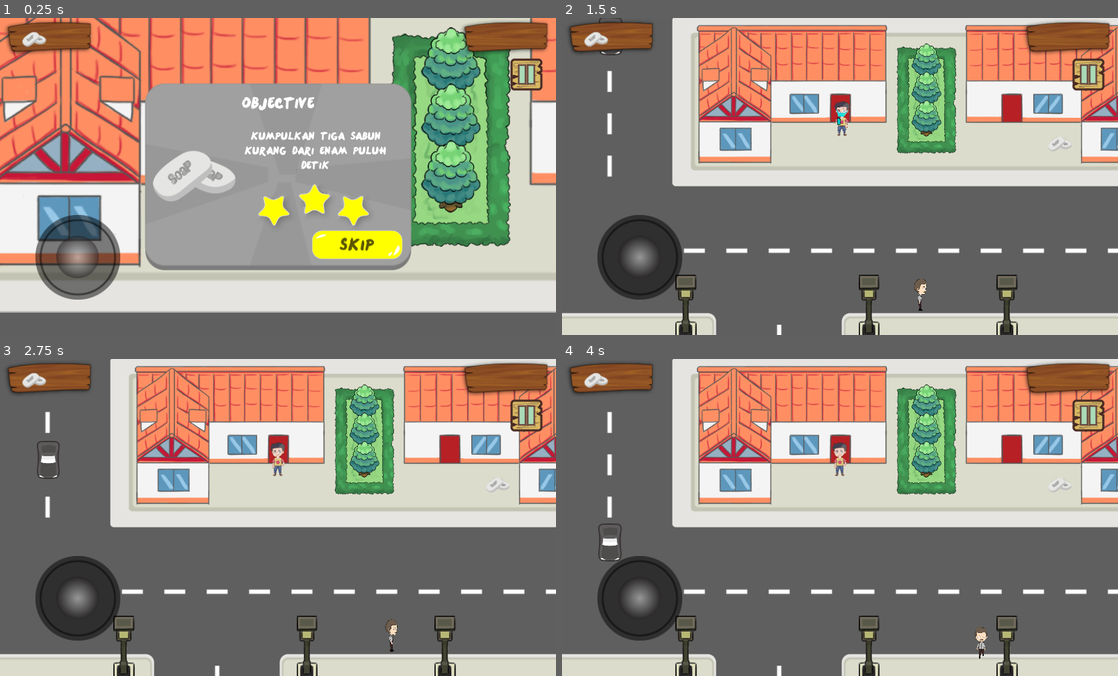
Above: before the commit, frames 1-4 (two rows, left to right).
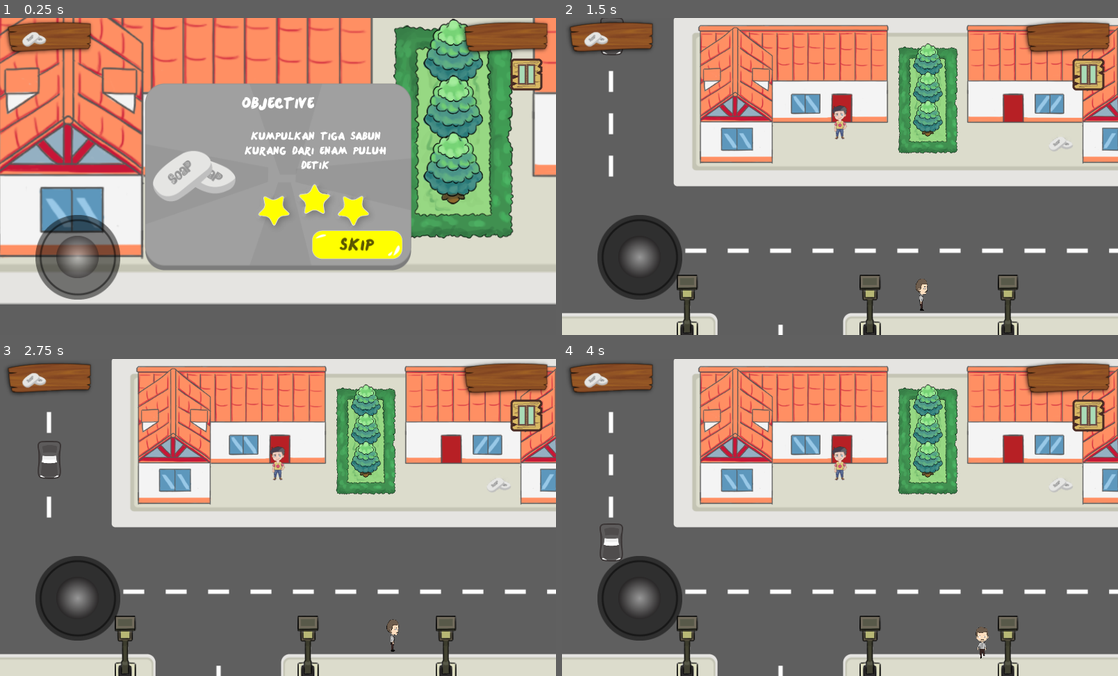
Above: after the commit, the same moments.

Repository: aditgocendra/Prevent-Virus
Game: Godot game, scene res://src/Game/Stage5/Stage5.tscn
Same seed, same stepped clock (60 frames per second), same inputs: the game is played once before the commit and once after it. This scene is started directly instead of the project's main scene.
Inputs (mouse positions are in pixels of both pictures, inside the frame that each line leads up to):
- Up to frame 1 (0.25 s): no input
- Up to frame 2 (1.5 s): click (917, 243) at 0.5 s; move the mouse to (962, 160) at 1.27 s; hold D (move_right) from 1.28 s (still down); tap Space (spray) at 1.35 s; click (962, 160) at 1.42 s
- Up to frame 3 (2.75 s): release D (move_right) at 2 s; drag from (166, 533) to (278, 473) at 2.02 s
- Up to frame 4 (4 s): move the mouse to (895, 447) at 2.77 s; hold D (move_right) 2.78-3.5 s; hold W (move_top) 2.78-3.5 s; tap Space (spray) at 3.05 s; drag from (812, 580) to (1062, 482) at 3.52 s

The runs differ from the first frame. In frame 1, 27% of the frame differs, in the area x 0-100%, y 0-93%; in frame 2, 7.3%; in frame 3, 7.3%; in frame 4, 7.4%.

Commit message:
add idle side character anim

Diff:
--- a/project.godot
+++ b/project.godot
@@ -35,37 +35,37 @@
 
 move_left={
 "deadzone": 0.5,
-"events": [ Object(InputEventKey,"resource_local_to_scene":false,"resource_name":"","device":0,"alt":false,"shift":false,"control":false,"meta":false,"command":false,"pressed":false,"scancode":65,"unicode":0,"echo":false,"script":null)
+"events": [ Object(InputEventKey,"resource_local_to_scene":false,"resource_name":"","device":0,"alt":false,"shift":false,"control":false,"meta":false,"command":false,"pressed":false,"scancode":65,"physical_scancode":0,"unicode":0,"echo":false,"script":null)
  ]
 }
 move_right={
 "deadzone": 0.5,
-"events": [ Object(InputEventKey,"resource_local_to_scene":false,"resource_name":"","device":0,"alt":false,"shift":false,"control":false,"meta":false,"command":false,"pressed":false,"scancode":68,"unicode":0,"echo":false,"script":null)
+"events": [ Object(InputEventKey,"resource_local_to_scene":false,"resource_name":"","device":0,"alt":false,"shift":false,"control":false,"meta":false,"command":false,"pressed":false,"scancode":68,"physical_scancode":0,"unicode":0,"echo":false,"script":null)
  ]
 }
 move_top={
 "deadzone": 0.5,
-"events": [ Object(InputEventKey,"resource_local_to_scene":false,"resource_name":"","device":0,"alt":false,"shift":false,"control":false,"meta":false,"command":false,"pressed":false,"scancode":87,"unicode":0,"echo":false,"script":null)
+"events": [ Object(InputEventKey,"resource_local_to_scene":false,"resource_name":"","device":0,"alt":false,"shift":false,"control":false,"meta":false,"command":false,"pressed":false,"scancode":87,"physical_scancode":0,"unicode":0,"echo":false,"script":null)
  ]
 }
 move_bottom={
 "deadzone": 0.5,
-"events": [ Object(InputEventKey,"resource_local_to_scene":false,"resource_name":"","device":0,"alt":false,"shift":false,"control":false,"meta":false,"command":false,"pressed":false,"scancode":83,"unicode":0,"echo":false,"script":null)
+"events": [ Object(InputEventKey,"resource_local_to_scene":false,"resource_name":"","device":0,"alt":false,"shift":false,"control":false,"meta":false,"command":false,"pressed":false,"scancode":83,"physical_scancode":0,"unicode":0,"echo":false,"script":null)
  ]
 }
 pick_up={
 "deadzone": 0.5,
-"events": [ Object(InputEventKey,"resource_local_to_scene":false,"resource_name":"","device":0,"alt":false,"shift":false,"control":false,"meta":false,"command":false,"pressed":false,"scancode":70,"unicode":0,"echo":false,"script":null)
+"events": [ Object(InputEventKey,"resource_local_to_scene":false,"resource_name":"","device":0,"alt":false,"shift":false,"control":false,"meta":false,"command":false,"pressed":false,"scancode":70,"physical_scancode":0,"unicode":0,"echo":false,"script":null)
  ]
 }
 pause={
 "deadzone": 0.5,
-"events": [ Object(InputEventKey,"resource_local_to_scene":false,"resource_name":"","device":0,"alt":false,"shift":false,"control":false,"meta":false,"command":false,"pressed":false,"scancode":16777217,"unicode":0,"echo":false,"script":null)
+"events": [ Object(InputEventKey,"resource_local_to_scene":false,"resource_name":"","device":0,"alt":false,"shift":false,"control":false,"meta":false,"command":false,"pressed":false,"scancode":16777217,"physical_scancode":0,"unicode":0,"echo":false,"script":null)
  ]
 }
 spray={
 "deadzone": 0.5,
-"events": [ Object(InputEventKey,"resource_local_to_scene":false,"resource_name":"","device":0,"alt":false,"shift":false,"control":false,"meta":false,"command":false,"pressed":false,"scancode":32,"unicode":0,"echo":false,"script":null)
+"events": [ Object(InputEventKey,"resource_local_to_scene":false,"resource_name":"","device":0,"alt":false,"shift":false,"control":false,"meta":false,"command":false,"pressed":false,"scancode":32,"physical_scancode":0,"unicode":0,"echo":false,"script":null)
  ]
 }
 
--- a/src/Actor/Player/Player.gd
+++ b/src/Actor/Player/Player.gd
@@ -15,6 +15,8 @@
 
 var sfx_data
 
+# direction before to zero
+var direction_idle_pos : Vector2
 
 func _ready():
 	var data = Database.loadData()
@@ -54,11 +56,11 @@
 
 	# Area spray rotation
 	if $TimerSpray.is_stopped():
-		if direction.x > 0:
+		if direction_idle_pos.x > 0:
 			area_spray.rotation_degrees = -90
-		elif direction.x < 0:
+		elif direction_idle_pos.x < 0:
 			area_spray.rotation_degrees = 90
-		elif direction.y > 0 or direction.y == 0:
+		elif direction_idle_pos.y > 0 or direction_idle_pos.y == 0:
 			area_spray.rotation_degrees = 0
 		else: area_spray.rotation_degrees = 180
 
@@ -95,7 +97,8 @@
 
 
 func control_animation(direct, spray):
-	var anim
+	var anim = "Idle"
+
 	if direct.x > 0 or direct.x < 0:
 		if spray:
 			anim = "SpraySide"
@@ -122,13 +125,35 @@
 		else:
 			anim = "Back"
 
+	# get direct before realese direction to zero
+	if direct.x != 0 or direct.y != 0:
+		direction_idle_pos = direct
+
+
 	if direct.x == 0 and direct.y == 0:
 		if spray:
-			anim = "SprayFront"
+			if direction_idle_pos.x > 0 or direction_idle_pos.x < 0 :
+				anim = "SpraySide"
+			elif direction_idle_pos.y < 0:
+				anim = "SprayBack"
+			elif direction_idle_pos.y > 0:
+				anim = "SprayFront"
 		else:
 			if Utility.current_stage > 2 or Utility.mask_pickup > 0:
-				anim = "IdleMask"
-			else: anim = "Idle"
+
+				if direction_idle_pos.x > 0 or direction_idle_pos.x < 0 :
+					anim = "SideIdleMask"
+				elif direction_idle_pos.y < 0:
+					anim = "IdleBack"
+				elif direction_idle_pos.y > 0:
+					anim = "IdleMask"
+			else:
+				if direction_idle_pos.x > 0 or direction_idle_pos.x < 0:
+					anim = "SideIdle"
+				elif direction_idle_pos.y < 0:
+					anim = "IdleBack"
+				elif direction_idle_pos.y > 0:
+					anim = "Idle"
 
 	return anim
 
--- a/src/Actor/Player/Player.tscn
+++ b/src/Actor/Player/Player.tscn
@@ -117,6 +117,9 @@
 [ext_resource path="res://assets/Actor/Player/WithMask/walk side masker0013.png" type="Texture" id=115]
 [ext_resource path="res://assets/Actor/Player/WithMask/walk side masker0020.png" type="Texture" id=116]
 [ext_resource path="res://src/Actor/Player/Joystick.tscn" type="PackedScene" id=117]
+[ext_resource path="res://assets/Actor/Player/NoMask/side idle tanpa masker00010015.png" type="Texture" id=118]
+[ext_resource path="res://assets/Actor/Player/NoMask/side idle tanpa masker00010016.png" type="Texture" id=119]
+[ext_resource path="res://assets/Actor/Player/NoMask/side idle tanpa masker00010017.png" type="Texture" id=120]
 [ext_resource path="res://assets/Button/Grab-Button.png" type="Texture" id=121]
 [ext_resource path="res://assets/Button/64x64d_button--B--16.png" type="Texture" id=122]
 [ext_resource path="res://assets/Background/FrameWin.png" type="Texture" id=123]
@@ -143,10 +146,79 @@
 [ext_resource path="res://assets/Actor/Player/Spray/depan0004.png" type="Texture" id=144]
 [ext_resource path="res://assets/Actor/Player/Spray/kanan0003.png" type="Texture" id=145]
 [ext_resource path="res://assets/Actor/Player/Spray/kanan0001.png" type="Texture" id=146]
+[ext_resource path="res://assets/Actor/Player/NoMask/side idle tanpa masker00010014.png" type="Texture" id=147]
 [ext_resource path="res://assets/Button/ActiveBtnSpray.png" type="Texture" id=148]
+[ext_resource path="res://assets/Actor/Player/NoMask/side idle tanpa masker00010018.png" type="Texture" id=149]
 [ext_resource path="res://assets/Button/ActiveBtnGrab.png" type="Texture" id=150]
+[ext_resource path="res://assets/Actor/Player/NoMask/side idle tanpa masker00010009.png" type="Texture" id=151]
+[ext_resource path="res://assets/Actor/Player/NoMask/side idle tanpa masker00010010.png" type="Texture" id=152]
 [ext_resource path="res://assets/Sound/SFX/Footstep_Tile_Right_2.wav" type="AudioStream" id=153]
 [ext_resource path="res://assets/Button/HomeBtn.png" type="Texture" id=154]
+[ext_resource path="res://assets/Actor/Player/NoMask/side idle tanpa masker00010012.png" type="Texture" id=155]
+[ext_resource path="res://assets/Actor/Player/NoMask/side idle tanpa masker00010008.png" type="Texture" id=156]
+[ext_resource path="res://assets/Actor/Player/NoMask/side idle tanpa masker00010011.png" type="Texture" id=157]
+[ext_resource path="res://assets/Actor/Player/NoMask/side idle tanpa masker00010013.png" type="Texture" id=158]
+[ext_resource path="res://assets/Actor/Player/NoMask/side idle tanpa masker00010001.png" type="Texture" id=159]
+[ext_resource path="res://assets/Actor/Player/NoMask/side idle tanpa masker00010002.png" type="Texture" id=160]
+[ext_resource path="res://assets/Actor/Player/NoMask/side idle tanpa masker00010003.png" type="Texture" id=161]
+[ext_resource path="res://assets/Actor/Player/NoMask/side idle tanpa masker00010004.png" type="Texture" id=162]
+[ext_resource path="res://assets/Actor/Player/NoMask/side idle tanpa masker00010005.png" type="Texture" id=163]
+[ext_resource path="res://assets/Actor/Player/NoMask/side idle tanpa masker00010006.png" type="Texture" id=164]
+[ext_resource path="res://assets/Actor/Player/NoMask/side idle tanpa masker00010007.png" type="Texture" id=165]
+[ext_resource path="res://assets/Actor/Player/NoMask/side idle tanpa masker00010023.png" type="Texture" id=166]
+[ext_resource path="res://assets/Actor/Player/NoMask/side idle tanpa masker00010019.png" type="Texture" id=167]
+[ext_resource path="res://assets/Actor/Player/NoMask/side idle tanpa masker00010022.png" type="Texture" id=168]
+[ext_resource path="res://assets/Actor/Player/NoMask/side idle tanpa masker00010021.png" type="Texture" id=169]
+[ext_resource path="res://assets/Actor/Player/NoMask/side idle tanpa masker00010024.png" type="Texture" id=170]
+[ext_resource path="res://assets/Actor/Player/NoMask/side idle tanpa masker00010020.png" type="Texture" id=171]
+[ext_resource path="res://assets/Actor/Player/WithMask/side idle samping masker0021.png" type="Texture" id=172]
+[ext_resource path="res://assets/Actor/Player/WithMask/side idle samping masker0019.png" type="Texture" id=173]
+[ext_resource path="res://assets/Actor/Player/WithMask/side idle samping masker0020.png" type="Texture" id=174]
+[ext_resource path="res://assets/Actor/Player/WithMask/side idle samping masker0022.png" type="Texture" id=175]
+[ext_resource path="res://assets/Actor/Player/WithMask/side idle samping masker0023.png" type="Texture" id=176]
+[ext_resource path="res://assets/Actor/Player/WithMask/side idle samping masker0024.png" type="Texture" id=177]
+[ext_resource path="res://assets/Actor/Player/WithMask/side idle samping masker0009.png" type="Texture" id=178]
+[ext_resource path="res://assets/Actor/Player/WithMask/side idle samping masker0003.png" type="Texture" id=179]
+[ext_resource path="res://assets/Actor/Player/WithMask/side idle samping masker0008.png" type="Texture" id=180]
+[ext_resource path="res://assets/Actor/Player/WithMask/side idle samping masker0015.png" type="Texture" id=181]
+[ext_resource path="res://assets/Actor/Player/WithMask/side idle samping masker0005.png" type="Texture" id=182]
+[ext_resource path="res://assets/Actor/Player/WithMask/side idle samping masker0007.png" type="Texture" id=183]
+[ext_resource path="res://assets/Actor/Player/WithMask/side idle samping masker0004.png" type="Texture" id=184]
+[ext_resource path="res://assets/Actor/Player/WithMask/side idle samping masker0010.png" type="Texture" id=185]
+[ext_resource path="res://assets/Actor/Player/WithMask/side idle samping masker0014.png" type="Texture" id=186]
+[ext_resource path="res://assets/Actor/Player/WithMask/side idle samping masker0017.png" type="Texture" id=187]
+[ext_resource path="res://assets/Actor/Player/WithMask/side idle samping masker0001.png" type="Texture" id=188]
+[ext_resource path="res://assets/Actor/Player/WithMask/side idle samping masker0006.png" type="Texture" id=189]
+[ext_resource path="res://assets/Actor/Player/WithMask/side idle samping masker0011.png" type="Texture" id=190]
+[ext_resource path="res://assets/Actor/Player/WithMask/side idle samping masker0002.png" type="Texture" id=191]
+[ext_resource path="res://assets/Actor/Player/WithMask/side idle samping masker0012.png" type="Texture" id=192]
+[ext_resource path="res://assets/Actor/Player/WithMask/side idle samping masker0016.png" type="Texture" id=193]
+[ext_resource path="res://assets/Actor/Player/WithMask/side idle samping masker0018.png" type="Texture" id=194]
+[ext_resource path="res://assets/Actor/Player/WithMask/side idle samping masker0013.png" type="Texture" id=195]
+[ext_resource path="res://assets/Actor/Player/NoMask/idle belakang0002.png" type="Texture" id=196]
+[ext_resource path="res://assets/Actor/Player/NoMask/idle belakang0003.png" type="Texture" id=197]
+[ext_resource path="res://assets/Actor/Player/NoMask/idle belakang0004.png" type="Texture" id=198]
+[ext_resource path="res://assets/Actor/Player/NoMask/idle belakang0005.png" type="Texture" id=199]
+[ext_resource path="res://assets/Actor/Player/NoMask/idle belakang0001.png" type="Texture" id=200]
+[ext_resource path="res://assets/Actor/Player/NoMask/idle belakang0017.png" type="Texture" id=201]
+[ext_resource path="res://assets/Actor/Player/NoMask/idle belakang0024.png" type="Texture" id=202]
+[ext_resource path="res://assets/Actor/Player/NoMask/idle belakang0019.png" type="Texture" id=203]
+[ext_resource path="res://assets/Actor/Player/NoMask/idle belakang0012.png" type="Texture" id=204]
+[ext_resource path="res://assets/Actor/Player/NoMask/idle belakang0010.png" type="Texture" id=205]
+[ext_resource path="res://assets/Actor/Player/NoMask/idle belakang0018.png" type="Texture" id=206]
+[ext_resource path="res://assets/Actor/Player/NoMask/idle belakang0020.png" type="Texture" id=207]
+[ext_resource path="res://assets/Actor/Player/NoMask/idle belakang0022.png" type="Texture" id=208]
+[ext_resource path="res://assets/Actor/Player/NoMask/idle belakang0011.png" type="Texture" id=209]
+[ext_resource path="res://assets/Actor/Player/NoMask/idle belakang0016.png" type="Texture" id=210]
+[ext_resource path="res://assets/Actor/Player/NoMask/idle belakang0021.png" type="Texture" id=211]
+[ext_resource path="res://assets/Actor/Player/NoMask/idle belakang0006.png" type="Texture" id=212]
+[ext_resource path="res://assets/Actor/Player/NoMask/idle belakang0008.png" type="Texture" id=213]
+[ext_resource path="res://assets/Actor/Player/NoMask/idle belakang0015.png" type="Texture" id=214]
+[ext_resource path="res://assets/Actor/Player/NoMask/idle belakang0009.png" type="Texture" id=215]
+[ext_resource path="res://assets/Actor/Player/NoMask/idle belakang0014.png" type="Texture" id=216]
+[ext_resource path="res://assets/Actor/Player/NoMask/idle belakang0023.png" type="Texture" id=217]
+[ext_resource path="res://assets/Actor/Player/NoMask/idle belakang0013.png" type="Texture" id=218]
+[ext_resource path="res://assets/Actor/Player/NoMask/idle belakang0007.png" type="Texture" id=219]
 
 [sub_resource type="SpriteFrames" id=1]
 animations = [ {
@@ -160,45 +232,60 @@
 "name": "Back",
 "speed": 11.0
 }, {
+"frames": [ ExtResource( 64 ), ExtResource( 52 ), ExtResource( 57 ), ExtResource( 32 ), ExtResource( 62 ), ExtResource( 38 ), ExtResource( 55 ), ExtResource( 37 ), ExtResource( 30 ), ExtResource( 58 ), ExtResource( 35 ) ],
+"loop": true,
+"name": "Front",
+"speed": 11.0
+}, {
+"frames": [ ExtResource( 102 ), ExtResource( 108 ), ExtResource( 114 ), ExtResource( 111 ), ExtResource( 93 ), ExtResource( 99 ), ExtResource( 109 ), ExtResource( 106 ), ExtResource( 91 ), ExtResource( 90 ), ExtResource( 100 ), ExtResource( 107 ), ExtResource( 115 ), ExtResource( 101 ), ExtResource( 96 ), ExtResource( 94 ), ExtResource( 89 ), ExtResource( 92 ), ExtResource( 112 ), ExtResource( 116 ), ExtResource( 110 ), ExtResource( 113 ), ExtResource( 95 ), ExtResource( 103 ) ],
+"loop": true,
+"name": "SideMask",
+"speed": 24.0
+}, {
+"frames": [ ExtResource( 77 ), ExtResource( 75 ), ExtResource( 79 ), ExtResource( 78 ), ExtResource( 87 ), ExtResource( 83 ), ExtResource( 69 ), ExtResource( 68 ), ExtResource( 65 ), ExtResource( 88 ), ExtResource( 76 ), ExtResource( 84 ), ExtResource( 66 ), ExtResource( 85 ), ExtResource( 70 ), ExtResource( 80 ), ExtResource( 71 ) ],
+"loop": true,
+"name": "IdleMask",
+"speed": 17.0
+}, {
+"frames": [ ExtResource( 146 ), ExtResource( 141 ), ExtResource( 145 ), ExtResource( 134 ), ExtResource( 143 ), ExtResource( 139 ) ],
+"loop": true,
+"name": "SpraySide",
+"speed": 6.0
+}, {
+"frames": [ ExtResource( 142 ), ExtResource( 129 ), ExtResource( 132 ), ExtResource( 144 ), ExtResource( 136 ), ExtResource( 130 ) ],
+"loop": true,
+"name": "SprayFront",
+"speed": 6.0
+}, {
+"frames": [ ExtResource( 1 ), ExtResource( 9 ), ExtResource( 8 ), ExtResource( 2 ), ExtResource( 10 ), ExtResource( 11 ), ExtResource( 3 ), ExtResource( 6 ), ExtResource( 4 ), ExtResource( 5 ), ExtResource( 7 ), ExtResource( 12 ), ExtResource( 14 ), ExtResource( 16 ), ExtResource( 13 ), ExtResource( 17 ), ExtResource( 15 ) ],
+"loop": true,
+"name": "Idle",
+"speed": 17.0
+}, {
 "frames": [ ExtResource( 86 ), ExtResource( 67 ), ExtResource( 72 ), ExtResource( 73 ), ExtResource( 74 ), ExtResource( 81 ), ExtResource( 82 ), ExtResource( 98 ), ExtResource( 105 ), ExtResource( 97 ), ExtResource( 104 ) ],
 "loop": true,
 "name": "FrontMask",
 "speed": 11.0
 }, {
-"frames": [ ExtResource( 146 ), ExtResource( 141 ), ExtResource( 145 ), ExtResource( 134 ), ExtResource( 143 ), ExtResource( 139 ) ],
-"loop": true,
-"name": "SpraySide",
-"speed": 6.0
-}, {
-"frames": [ ExtResource( 64 ), ExtResource( 52 ), ExtResource( 57 ), ExtResource( 32 ), ExtResource( 62 ), ExtResource( 38 ), ExtResource( 55 ), ExtResource( 37 ), ExtResource( 30 ), ExtResource( 58 ), ExtResource( 35 ) ],
-"loop": true,
-"name": "Front",
-"speed": 11.0
-}, {
-"frames": [ ExtResource( 142 ), ExtResource( 129 ), ExtResource( 132 ), ExtResource( 144 ), ExtResource( 136 ), ExtResource( 130 ) ],
-"loop": true,
-"name": "SprayFront",
-"speed": 6.0
+"frames": [ ExtResource( 188 ), ExtResource( 191 ), ExtResource( 179 ), ExtResource( 184 ), ExtResource( 182 ), ExtResource( 189 ), ExtResource( 183 ), ExtResource( 180 ), ExtResource( 178 ), ExtResource( 185 ), ExtResource( 190 ), ExtResource( 192 ), ExtResource( 195 ), ExtResource( 186 ), ExtResource( 181 ), ExtResource( 193 ), ExtResource( 187 ), ExtResource( 194 ), ExtResource( 173 ), ExtResource( 174 ), ExtResource( 172 ), ExtResource( 175 ), ExtResource( 176 ), ExtResource( 177 ) ],
+"loop": true,
+"name": "SideIdleMask",
+"speed": 24.0
 }, {
 "frames": [ ExtResource( 140 ), ExtResource( 135 ), ExtResource( 138 ), ExtResource( 133 ), ExtResource( 131 ), ExtResource( 137 ) ],
 "loop": true,
 "name": "SprayBack",
 "speed": 6.0
 }, {
-"frames": [ ExtResource( 102 ), ExtResource( 108 ), ExtResource( 114 ), ExtResource( 111 ), ExtResource( 93 ), ExtResource( 99 ), ExtResource( 109 ), ExtResource( 106 ), ExtResource( 91 ), ExtResource( 90 ), ExtResource( 100 ), ExtResource( 107 ), ExtResource( 115 ), ExtResource( 101 ), ExtResource( 96 ), ExtResource( 94 ), ExtResource( 89 ), ExtResource( 92 ), ExtResource( 112 ), ExtResource( 116 ), ExtResource( 110 ), ExtResource( 113 ), ExtResource( 95 ), ExtResource( 103 ) ],
-"loop": true,
-"name": "SideMask",
+"frames": [ ExtResource( 159 ), ExtResource( 160 ), ExtResource( 161 ), ExtResource( 162 ), ExtResource( 163 ), ExtResource( 164 ), ExtResource( 165 ), ExtResource( 156 ), ExtResource( 151 ), ExtResource( 152 ), ExtResource( 157 ), ExtResource( 155 ), ExtResource( 158 ), ExtResource( 147 ), ExtResource( 118 ), ExtResource( 119 ), ExtResource( 120 ), ExtResource( 149 ), ExtResource( 167 ), ExtResource( 171 ), ExtResource( 169 ), ExtResource( 168 ), ExtResource( 166 ), ExtResource( 170 ) ],
+"loop": true,
+"name": "SideIdle",
 "speed": 24.0
 }, {
-"frames": [ ExtResource( 1 ), ExtResource( 9 ), ExtResource( 8 ), ExtResource( 2 ), ExtResource( 10 ), ExtResource( 11 ), ExtResource( 3 ), ExtResource( 6 ), ExtResource( 4 ), ExtResource( 5 ), ExtResource( 7 ), ExtResource( 12 ), ExtResource( 14 ), ExtResource( 16 ), ExtResource( 13 ), ExtResource( 17 ), ExtResource( 15 ) ],
-"loop": true,
-"name": "Idle",
-"speed": 17.0
-}, {
-"frames": [ ExtResource( 77 ), ExtResource( 75 ), ExtResource( 79 ), ExtResource( 78 ), ExtResource( 87 ), ExtResource( 83 ), ExtResource( 69 ), ExtResource( 68 ), ExtResource( 65 ), ExtResource( 88 ), ExtResource( 76 ), ExtResource( 84 ), ExtResource( 66 ), ExtResource( 85 ), ExtResource( 70 ), ExtResource( 80 ), ExtResource( 71 ) ],
-"loop": true,
-"name": "IdleMask",
-"speed": 17.0
+"frames": [ ExtResource( 200 ), ExtResource( 196 ), ExtResource( 197 ), ExtResource( 198 ), ExtResource( 199 ), ExtResource( 212 ), ExtResource( 219 ), ExtResource( 213 ), ExtResource( 215 ), ExtResource( 205 ), ExtResource( 209 ), ExtResource( 204 ), ExtResource( 218 ), ExtResource( 216 ), ExtResource( 214 ), ExtResource( 210 ), ExtResource( 201 ), ExtResource( 206 ), ExtResource( 203 ), ExtResource( 207 ), ExtResource( 211 ), ExtResource( 208 ), ExtResource( 217 ), ExtResource( 202 ) ],
+"loop": true,
+"name": "IdleBack",
+"speed": 24.0
 } ]
 
 [sub_resource type="RectangleShape2D" id=2]
--- a/src/Game/Stage5/Stage5.tscn
+++ b/src/Game/Stage5/Stage5.tscn
@@ -159,7 +159,7 @@
 limit_screen_bottom = 1473
 
 [node name="Player" parent="." instance=ExtResource( 1 )]
-position = Vector2( 1211.74, 152.014 )
+position = Vector2( 1209.92, 158.328 )
 z_index = 2
 
 [node name="TileMap" type="TileMap" parent="."]
@@ -240,6 +240,7 @@
 [node name="Hospital" type="Sprite" parent="ObstacleGroup/Place2"]
 position = Vector2( 87.4532, -108.737 )
 scale = Vector2( 0.8, 0.8 )
+z_index = 3
 texture = ExtResource( 28 )
 
 [node name="StaticBody2D" type="StaticBody2D" parent="ObstacleGroup/Place2/Hospital"]
--- a/src/UserInterface/Education/Education.tscn
+++ b/src/UserInterface/Education/Education.tscn
@@ -143,6 +143,7 @@
 autowrap = true
 
 [node name="Back" type="TextureButton" parent="Background/EducationBG"]
+visible = false
 anchor_top = 0.5
 anchor_bottom = 0.5
 margin_left = -107.756
Binary file added: assets/Actor/Player/NoMask/idle belakang0001.png
Not shown, added: assets/Actor/Player/NoMask/idle belakang0001.png.import
Binary file added: assets/Actor/Player/NoMask/idle belakang0002.png
Not shown, added: assets/Actor/Player/NoMask/idle belakang0002.png.import
Binary file added: assets/Actor/Player/NoMask/idle belakang0003.png
Not shown, added: assets/Actor/Player/NoMask/idle belakang0003.png.import
Binary file added: assets/Actor/Player/NoMask/idle belakang0004.png
Not shown, added: assets/Actor/Player/NoMask/idle belakang0004.png.import
Binary file added: assets/Actor/Player/NoMask/idle belakang0005.png
Not shown, added: assets/Actor/Player/NoMask/idle belakang0005.png.import
Binary file added: assets/Actor/Player/NoMask/idle belakang0006.png
Not shown, added: assets/Actor/Player/NoMask/idle belakang0006.png.import
(and 134 more such lines)
